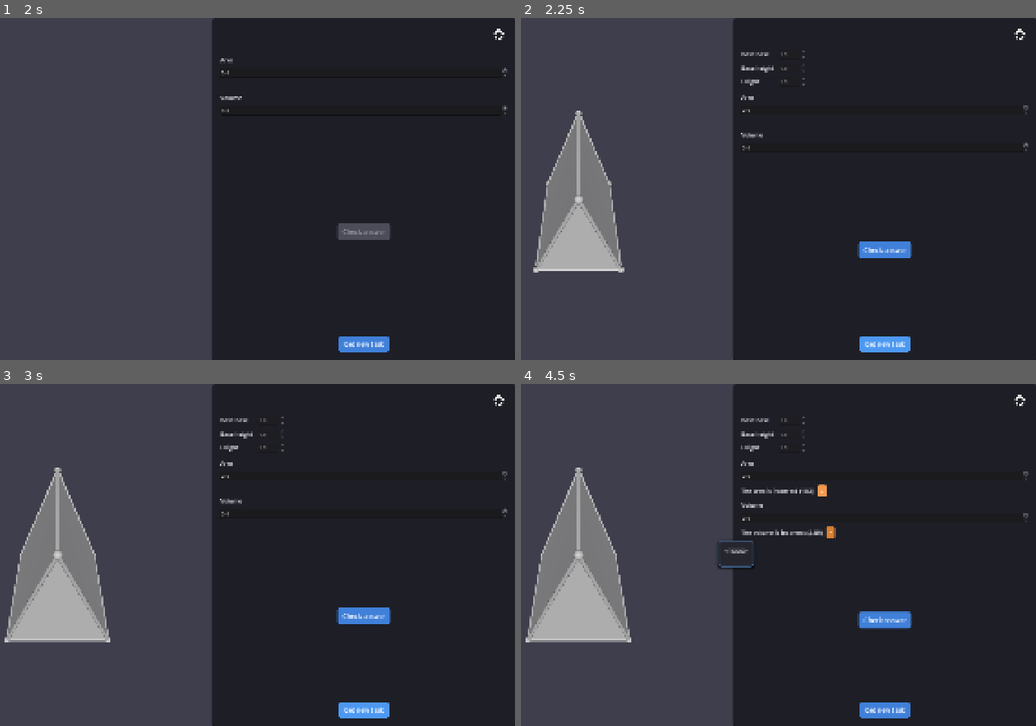
Above: before the commit, frames 1-4 (two rows, left to right).
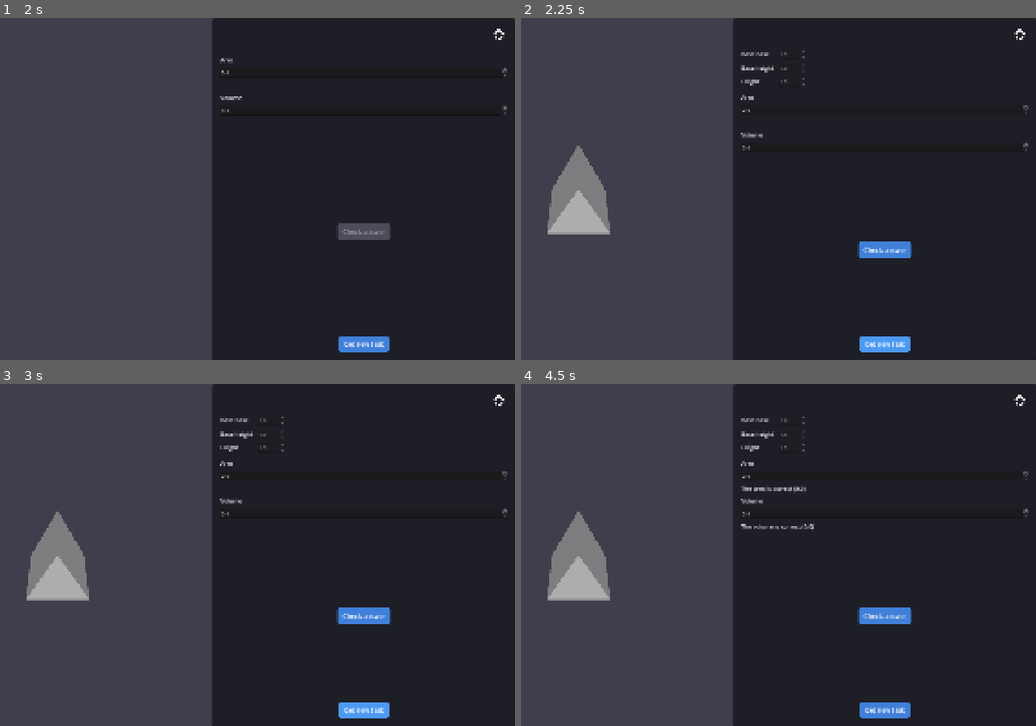
Above: after the commit, the same moments.

Repository: Paraross/geo-app
Game: Godot game, scene res://scenes/main.tscn
The game is run twice, just before and just after one commit, with the same random seed, the same clock (stepped at 60 frames per second) and the same inputs.
Inputs (mouse positions are in pixels of both pictures, inside the frame that each line leads up to):
- Up to frame 1 (2 s): click "Start" at 0.5 s; click "Start" at 1.25 s
- Up to frame 2 (2.25 s): click "Get new task" at 2 s
- Up to frame 3 (3 s): click "Get new task" at 2.75 s
- Up to frame 4 (4.5 s): click "Check answer" at 3.5 s; click (819, 490) at 4.25 s, where only the run before the commit has a clickable "?"

Frame 1 is identical in both runs. In frame 2, 3.4% of the frame differs, in the area x 2-21%, y 27-75%; in frame 3, 4.5%; in frame 4, 5.9%, in the area x 0-99%, y 24-76%.
Error after the commit: Parse Error: Preload file "res://assets/highlight_material.tres" does not exist. (res://scripts/figure.gd:57)

Commit message:
Add getters and setters to figures because otherwise nothing works I'm losing my mind

Diff:
--- a/scripts/figure.gd
+++ b/scripts/figure.gd
@@ -5,6 +5,7 @@
 
 var vertex_spheres: Array[Sphere]
 var edge_cylinders: Array[Cyllinder]
+var is_hovered: bool = false
 
 @onready var mesh_instance: MeshInstance3D = $MeshInstance3D
 @onready var collision_shape: CollisionShape3D = $CollisionShape3D
@@ -52,6 +53,17 @@
 	connect_signals()
 
 
+func _process(_delta: float) -> void:
+	var hl_material: Material = preload("res://assets/highlight_material.tres")
+	var surface_material := mesh_instance.get_surface_override_material(0)
+
+	if is_hovered and surface_material  == null:
+		mesh_instance.set_surface_override_material(0, hl_material)
+	elif surface_material != null:
+		mesh_instance.set_surface_override_material(0, null)
+
+	is_hovered = false
+
 func connect_signals() -> void:
 	properties_changed.connect(set_vertices)
 	properties_changed.connect(set_edges)
@@ -74,8 +86,9 @@
 		var end_vertex := vertices[edge.end_index]
 		var midpoint := (start_vertex + end_vertex) / 2.0
 
-		var edge_mesh: CylinderMesh = edge_cylinders[i].mesh_instance.mesh
-		edge_mesh.height = start_vertex.distance_to(end_vertex)
+		# var edge_mesh: CylinderMesh = edge_cylinders[i].mesh_instance.mesh
+		# edge_mesh.height = start_vertex.distance_to(end_vertex)
+		edge_cylinders[i].height = start_vertex.distance_to(end_vertex)
 		edge_cylinders[i].position = midpoint
 
 		var basis_right := (midpoint - position).normalized()
--- a/scripts/figures/cube.gd
+++ b/scripts/figures/cube.gd
@@ -39,8 +39,16 @@
 		shape.size = vec
 		properties_changed.emit()
 
-@onready var cube_mesh: BoxMesh = mesh_instance.mesh
-@onready var shape: BoxShape3D = collision_shape.shape
+@onready var cube_mesh: BoxMesh = mesh_instance.mesh:
+	get:
+		return mesh_instance.mesh
+	set(value):
+		mesh_instance.mesh = value
+@onready var shape: BoxShape3D = collision_shape.shape:
+	get:
+		return collision_shape.shape
+	set(value):
+		collision_shape.shape = value
 
 
 func vertices() -> Array[Vector3]:
--- a/scripts/figures/cylinder.gd
+++ b/scripts/figures/cylinder.gd
@@ -18,8 +18,16 @@
 		shape.height = value
 		properties_changed.emit()
 
-@onready var cylinder_mesh: CylinderMesh = mesh_instance.mesh
-@onready var shape: CylinderShape3D = collision_shape.shape
+@onready var cylinder_mesh: CylinderMesh:
+	get:
+		return mesh_instance.mesh
+	set(value):
+		mesh_instance.mesh = value
+@onready var shape: CylinderShape3D:
+	get:
+		return collision_shape.shape
+	set(value):
+		collision_shape.shape = value
 
 
 func vertices() -> Array[Vector3]:
--- a/scripts/figures/prism.gd
+++ b/scripts/figures/prism.gd
@@ -52,8 +52,16 @@
 		shape.points = vertices()
 		properties_changed.emit()
 
-@onready var prism_mesh: PrismMesh = mesh_instance.mesh
-@onready var shape: ConvexPolygonShape3D = collision_shape.shape
+@onready var prism_mesh: PrismMesh = mesh_instance.mesh:
+	get:
+		return mesh_instance.mesh
+	set(value):
+		mesh_instance.mesh = value
+@onready var shape: ConvexPolygonShape3D = collision_shape.shape:
+	get:
+		return collision_shape.shape
+	set(value):
+		collision_shape.shape = value
 
 
 func vertices() -> Array[Vector3]:
--- a/scripts/figures/sphere.gd
+++ b/scripts/figures/sphere.gd
@@ -10,8 +10,16 @@
 		shape.radius = value
 		properties_changed.emit()
 
-@onready var sphere_mesh: SphereMesh = mesh_instance.mesh
-@onready var shape: SphereShape3D = collision_shape.shape
+@onready var sphere_mesh: SphereMesh = mesh_instance.mesh:
+	get:
+		return mesh_instance.mesh
+	set(value):
+		mesh_instance.mesh = value
+@onready var shape: SphereShape3D = collision_shape.shape:
+	get:
+		return collision_shape.shape
+	set(value):
+		collision_shape.shape = value
 
 
 func vertices() -> Array[Vector3]:
